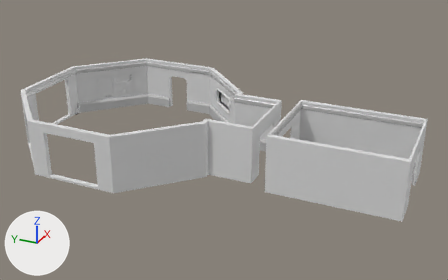
The FBX model Wasser/Assets/Models/Umgebung/wand.fbx as it was, and as the next commit left it.
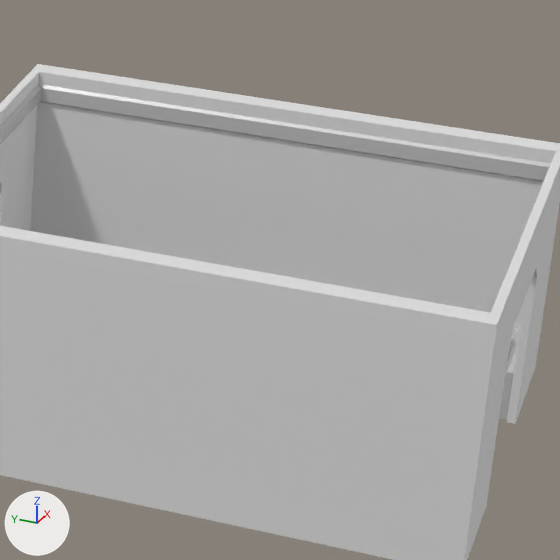
Old and new are each drawn whole from a 50 mm lens placed at (-27.8, -18.2, 15.0), pointed at (0.1, -5.7, 1.0) and again close up on the part from 65% to 95% of the width and 30% to 78% of the height. The axes (+X, +Y, +Z) are drawn at lower left. The lights are the same throughout. Objects named as collision shapes, trigger or cutter boxes, shadow casters or lower levels of detail are left out. Vertices at the same position are counted once.

In view in the first close-up: 'Wand-2', 'Wand-Detail-2', 'Wand-Extra-2'.
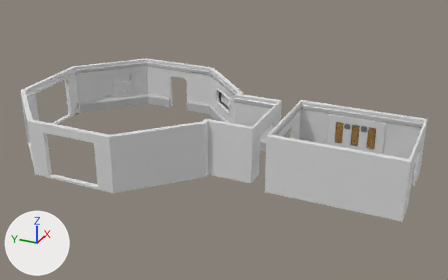
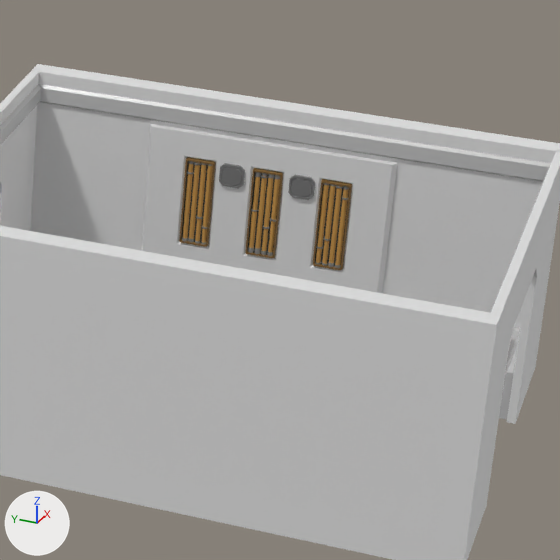
What differs and where, as boxes [x1, y1, x2, y2] in the close-ups (560 x 560 px; the box of a moved part takes in the faces that stretch with it):
'Wand-Rohre', reshaped, moved, turned (not visible before): after [141, 124, 397, 293]
part 1 of me_plane_049, moved or reshaped (not visible before): after [313, 179, 352, 270]
part 2 of me_plane_049, moved or reshaped (not visible before): after [248, 211, 257, 253]
part 3 of me_plane_049, moved or reshaped (not visible before): after [245, 168, 283, 258]
part 4 of me_plane_049, added: after [141, 124, 397, 293]

The edits, one by one:
me_plane_049 is used by ob_wand_rohre; location (0.0, 0.0, 0.0).
me_plane_049 had 1430 vertices, 914 faces and spanned x -5.01..-2.81, y -5.05..-2.85, z 0.68..2.53.
me_plane_049 now has 1450 vertices, 934 faces and spans x -1.16..1.07, y -1.16..1.07, z -1.0..0.85.
me_plane_049 part 1: the loose piece of 48 vertices spanning x -4.65..-4.34, y -3.48..-3.17, z 1.0..2.19 is moved by (3.88, 3.92, -1.68).
me_plane_049 part 2: the loose piece of 24 vertices spanning x -3.84..-3.77, y -4.05..-3.98, z 1.03..1.61 is moved by (3.88, 3.92, -1.68).
me_plane_049 part 3: the loose piece of 48 vertices spanning x -4.05..-3.73, y -4.09..-3.77, z 1.0..2.19 is moved by (3.88, 3.92, -1.68).
me_plane_049 part 4: 700 vertices added at x -1.16..1.07, y -1.16..1.07, z -1.0..0.85.
Object 'Wand-Rohre' (ob_wand_rohre) moves from (0.0, 0.0, 0.0) to (2.3, -12.24, 1.68).
Object 'Wand-Rohre' (ob_wand_rohre) turns from (0, 0, 0) to (0, 0, 135) degrees about x, y and z.
